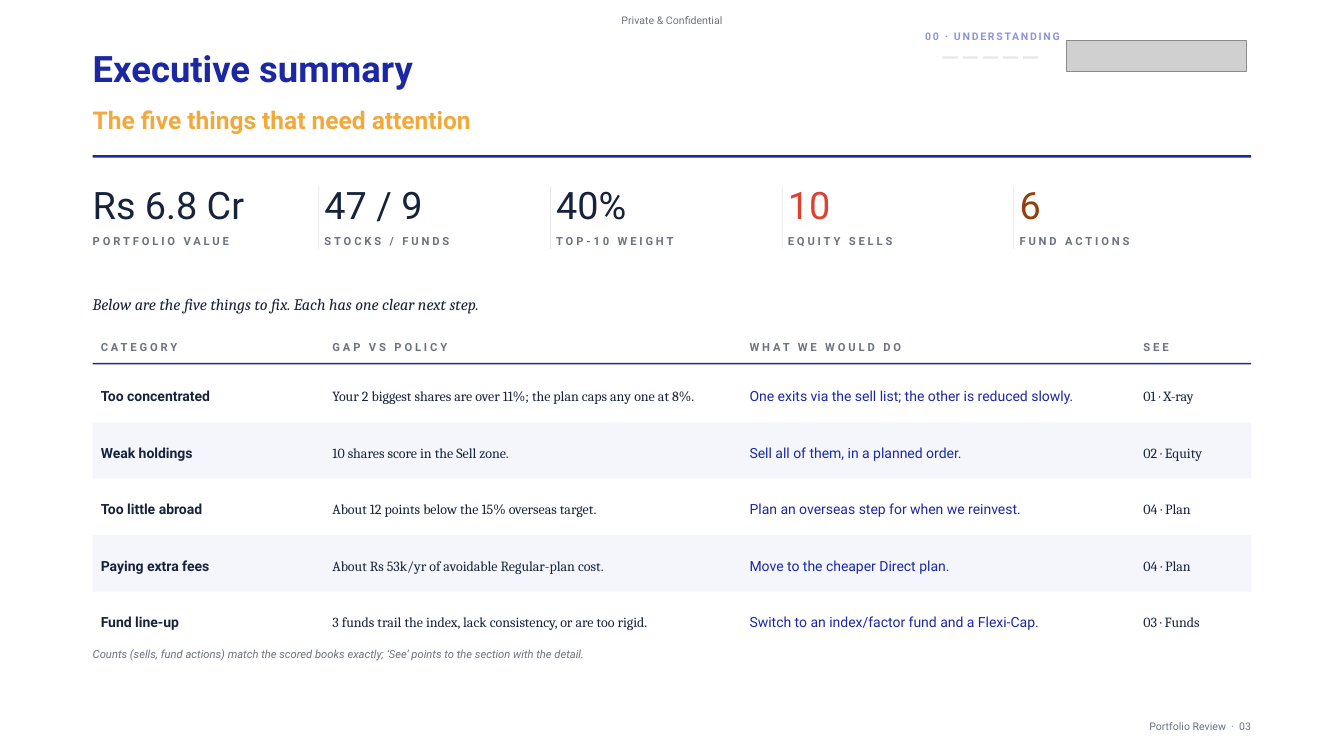
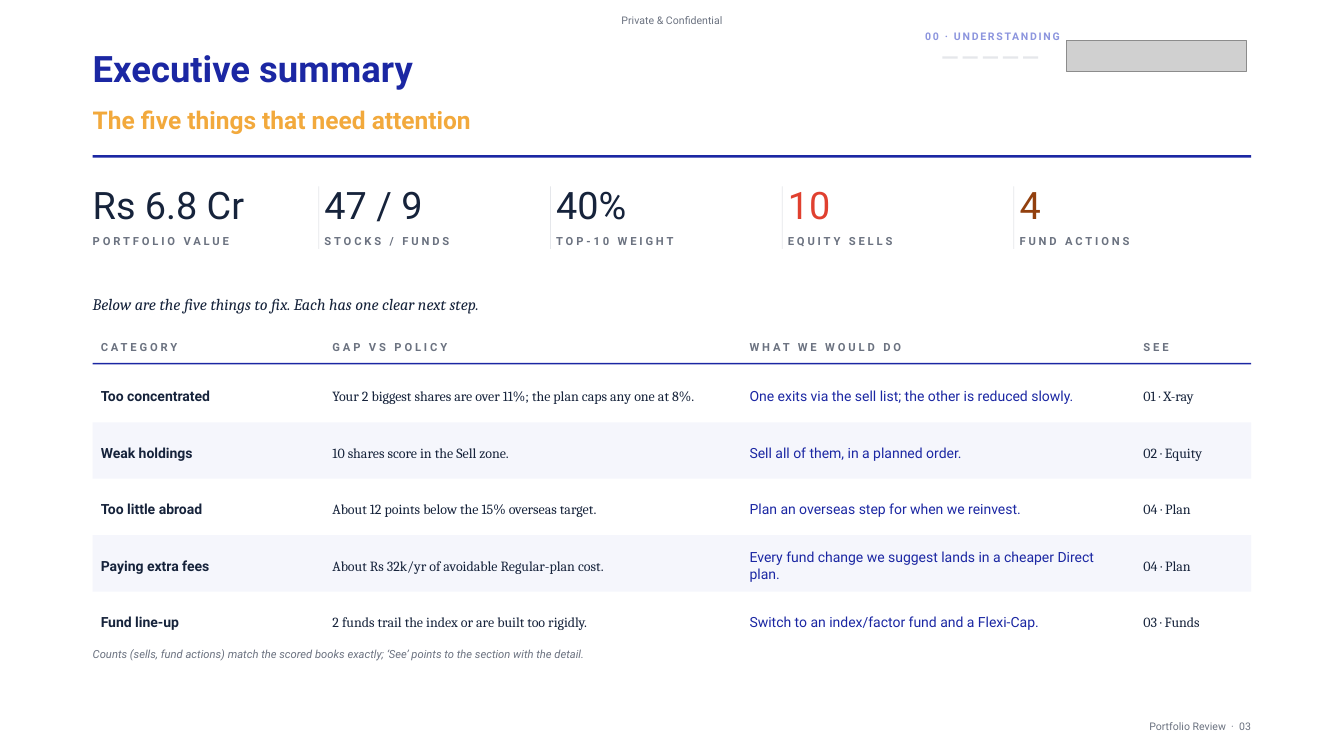
Before and after one commit to shreyas1gupta-wq/ionic-scorecard, a slide deck: slide 3 of Shreyas_Ionic_AMC/09_PRODUCT/reports/NDPMS_Portfolio_Review_ABXY_RM_Lite.pptx. Drawn at 1344x756 pixels with LibreOffice and Linux fonts; fonts in the diff are those of the drawing; grey boxes stand for pictures. Boxes give left, top, right and bottom in pixels: in the first picture for what was removed or moved away, otherwise in the second. Text is boxed around its words. In the diff, an @@ line names an element or a change of style, - is before the commit and + after.

```diff
--- a/Shreyas_Ionic_AMC/09_PRODUCT/reports/NDPMS_Portfolio_Review_ABXY_RM_Lite.pptx
+++ b/Shreyas_Ionic_AMC/09_PRODUCT/reports/NDPMS_Portfolio_Review_ABXY_RM_Lite.pptx
@@ text at bbox=[1020, 192, 1041, 219]: text changed @@
-6
+4
@@ text at bbox=[332, 561, 604, 574]: text changed @@
-About Rs 53k/yr of avoidable Regular-plan cost.
+About Rs 32k/yr of avoidable Regular-plan cost.
@@ text at bbox=[750, 551, 1094, 582]: text changed @@
-Move to the cheaper Direct plan.
+Every fund change we suggest lands in a cheaper Direct plan.
@@ text at bbox=[332, 617, 587, 630]: text changed @@
-3 funds trail the index, lack consistency, or are too rigid.
+2 funds trail the index or are built too rigidly.
```
Also in this commit, not shown: 5 other slides changed, 17 other files.
